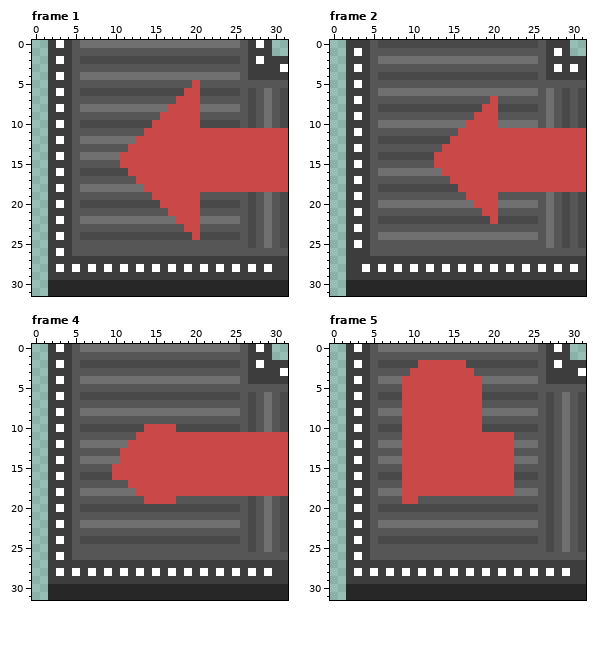
Edited in one commit: pixel-art file (Assets/Sprites/Conveyors/left up curve conv.aseprite). The first picture shows the starting point.
32x32 pixels, 11 frames. Shown: frame 1, frame 2, frame 4, frame 5. The commit also changed other frames, which this record leaves out.
After:
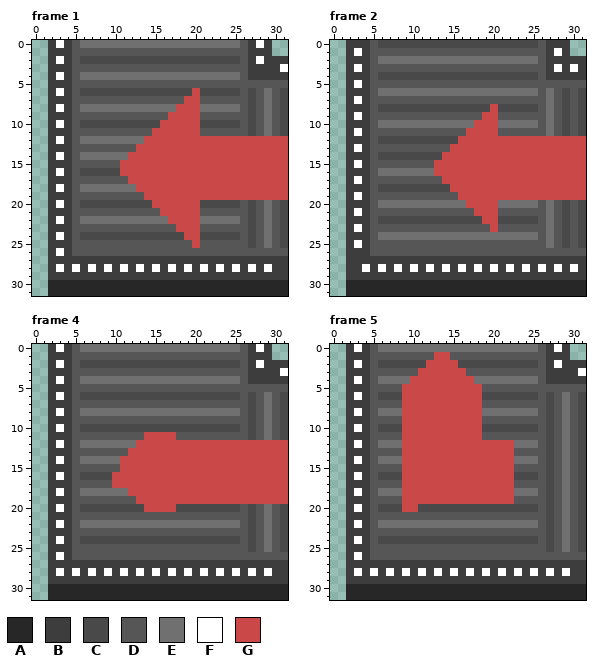
Palette (. is transparent): A #272727  B #3d3d3d  C #494949  D #565656  E #707070  F #ffffff  G #cb4848
Commit message: Updated Conveyor Curves
Changes in this commit:
Frame 1, layer "Layer 7":
The author changed colour G to colour C in row 6 at x 19; in row 10 at x 15; in row 11 at x 27 and 31.
The author changed colour G to colour D in row 5 at x 20; in row 7 at x 18; in row 9 at x 16; in row 11 at x 14, 21 to 26, 28 and 30; in row 13 at x 12.
The author changed colour G to colour E in row 8 at x 17; in row 11 at x 29; in row 12 at x 13; in row 14 at x 11.
The author changed colour C to colour G in row 16 at x 11; in row 19 at x 27 and 31; in row 20 at x 15; in row 24 at x 19.
The author changed colour D to colour G in row 17 at x 12; in row 19 at x 14, 21 to 26, 28 and 30; in row 21 at x 16; in row 23 at x 18; in row 25 at x 20.
The author changed colour E to colour G in row 18 at x 13; in row 19 at x 29; in row 22 at x 17.
Frame 2, layer "Layer 7":
The author changed colour G to colour C in row 8 at x 19; in row 11 at x 29 and 31; in row 12 at x 15; in row 14 at x 13.
The author changed colour G to colour D in row 7 at x 20; in row 9 at x 18; in row 11 at x 16, 21 to 26, 28 and 30; in row 13 at x 14.
The author changed colour G to colour E in row 10 at x 17; in row 11 at x 27.
The author changed colour C to colour G in row 18 at x 15; in row 19 at x 29 and 31; in row 22 at x 19.
The author changed colour D to colour G in row 17 at x 14; in row 19 at x 16, 21 to 26, 28 and 30; in row 21 at x 18; in row 23 at x 20.
The author changed colour E to colour G in row 16 at x 13; in row 19 at x 27; in row 20 at x 17.
Frame 4, layer "Layer 7":
The author changed colour G to colour C in row 10 at x 14 to 17; in row 11 at x 27 and 31.
The author changed colour G to colour D in row 11 at x 13, 18 to 26, 28 and 30; in row 13 at x 11; in row 15 at x 10.
The author changed colour G to colour E in row 11 at x 29; in row 12 at x 12.
The author changed colour C to colour G in row 19 at x 27 and 31; in row 20 at x 14 to 17.
The author changed colour D to colour G in row 17 at x 10 to 11; in row 19 at x 13, 18 to 26, 28 and 30.
The author changed colour E to colour G in row 18 at x 12; in row 19 at x 29.
Frame 5, layer "Layer 7":
The author changed colour G to colour C in row 2 at x 11 and 16.
The author changed colour G to colour D in row 3 at x 10 and 17; in row 11 at x 19 to 22.
The author changed colour G to colour E in row 4 at x 9 and 18.
The author changed colour C to colour G in row 20 at x 9 to 10.
The author changed colour D to colour G in row 1 at x 13 to 14; in row 19 at x 11 to 22.
Where, in picture pixels (left, top, right, bottom), the same in both pictures:
changed: (120, 80, 288, 248)
changed: (434, 96, 586, 232)
changed: (112, 424, 288, 512)
changed: (402, 352, 482, 384)
changed: (482, 432, 514, 440)
changed: (402, 496, 514, 512)
